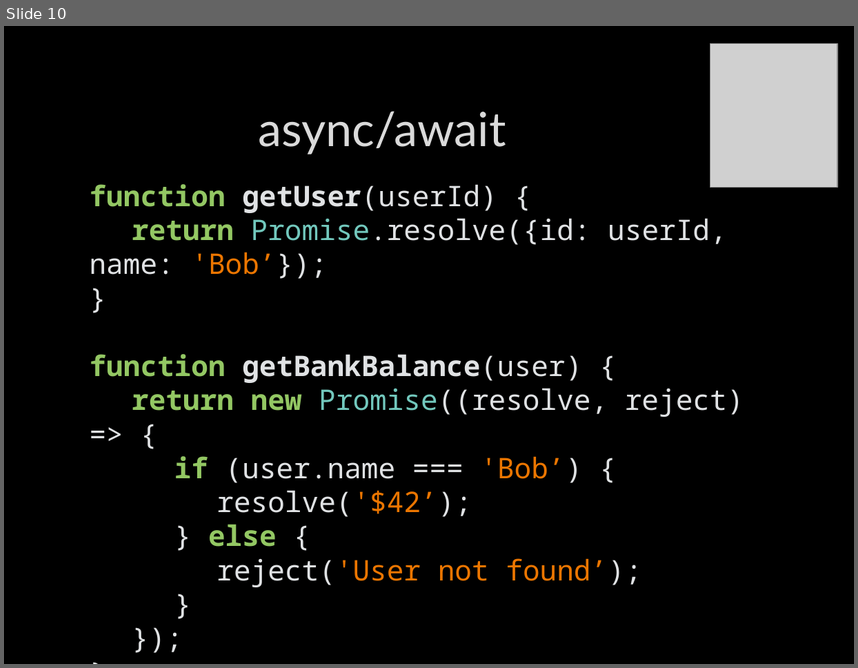
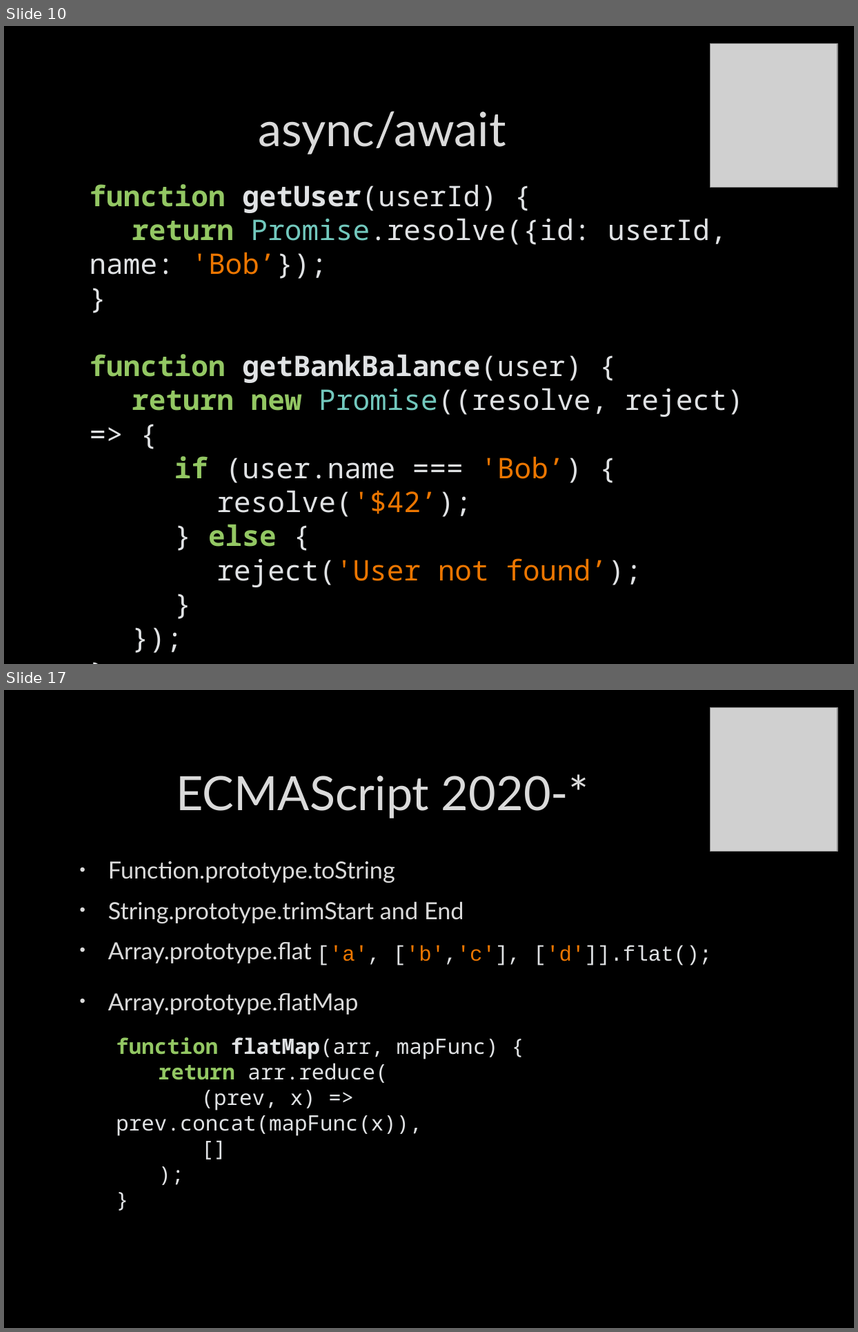
Before and after one commit to itenium-be/CSharp-JavaScript-New-Features, a slide deck: Slides.pptx. Shown one above the other, each under a label of ours: slide 10 before the commit, slides 10 and 17 after it; the slides between them are not shown. The pictures are 858x668 and 858x1332 pixels, drawn with LibreOffice and Linux fonts; fonts in the diff are those of the drawing; grey boxes stand for pictures; background and template pictures are left out. Boxes give left, top, right and bottom in pixels: in the first picture for what was removed or moved away, otherwise in the second. Text is boxed around its words. In the diff, an @@ line names an element or a change of style, - is before the commit and + after.

```diff
--- a/Slides.pptx
+++ b/Slides.pptx
@@ slide 17 added at [4,690,854,1328], background picture (left out) @@
@@ picture added at [711,708,838,851] @@
@@ title added at [176,774,588,818], 40 pt, text #DADADA @@
+ECMAScript 2020-*
@@ text added at [108,861,464,963], 20 pt, text #DADADA @@
+• Function.prototype.toString
+• String.prototype.trimStart and End
+• Array.prototype.flat
@@ text added at [317,945,713,965], 18 pt, text #E0E2E4 @@
+['a', ['b','c'], ['d']].flat();
@@ text added at [108,993,359,1014], 20 pt, text #DADADA @@
+• Array.prototype.flatMap
@@ text added at [116,1037,499,1136], 18 pt, text #E0E2E4 @@
+function flatMap(arr, mapFunc) {
+return arr.reduce(
+(prev, x) => prev.concat(mapFunc(x)),
+[]
+);
+}
```
Also in this commit, not shown: 11 other slides added, 5 slides removed, 2 other files.
